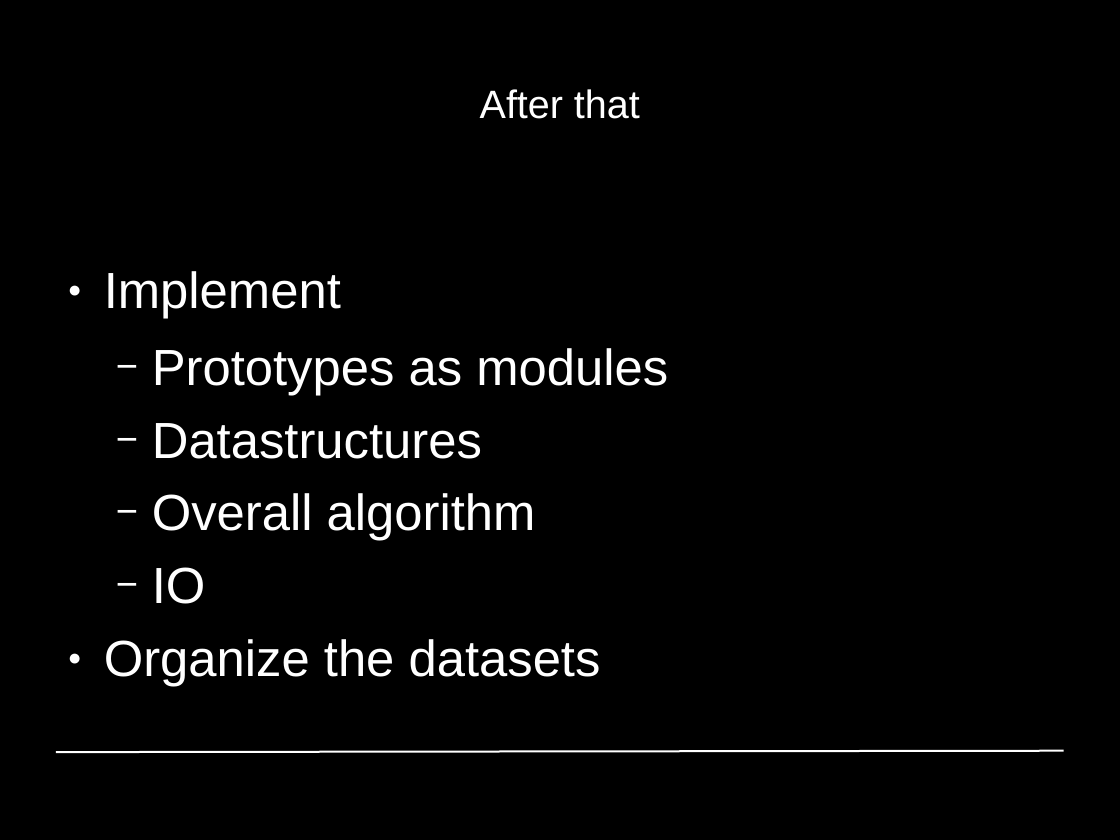
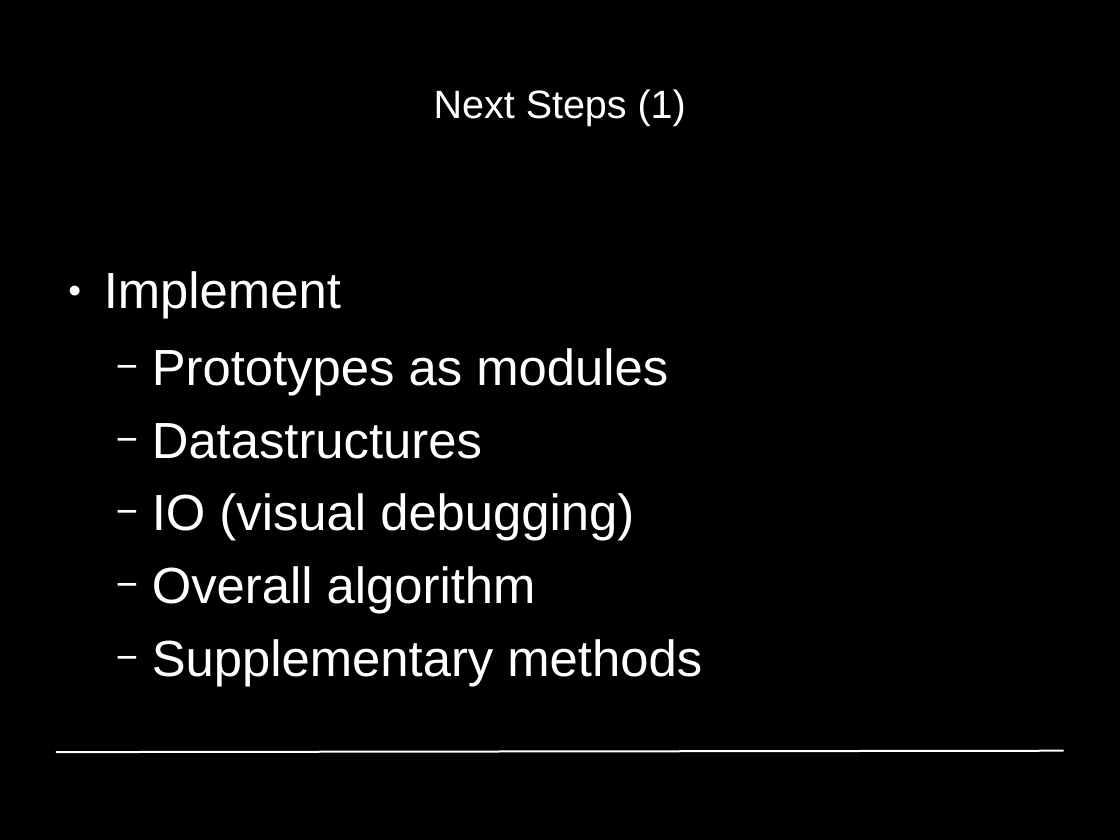
Before and after one commit to GiannisPapadopoulos/DiscriminativePatches, a slide deck: slide 12 of presentations/period1/MAI_Project1_Group4.ppt. Drawn at 1120x840 pixels with LibreOffice and Linux fonts; fonts in the diff are those of the drawing; background and template pictures are left out. Boxes give left, top, right and bottom in pixels: in the first picture for what was removed or moved away, otherwise in the second. Text is boxed around its words. In the diff, an @@ line names an element or a change of style, - is before the commit and + after.

```diff
--- a/presentations/period1/MAI_Project1_Group4.ppt
+++ b/presentations/period1/MAI_Project1_Group4.ppt
@@ title at [434,89,686,125]: text changed @@
-After that
+Next Steps (1)
@@ text at [152,493,634,541]: paragraph added @@
+  − IO (visual debugging)
@@ text at [152,639,702,686]: text changed @@
-  − IO
-● Organize the datasets
+  − Supplementary methods
```
Also in this commit, not shown: 3 other slides changed, 1 slide added, 1 other file.
